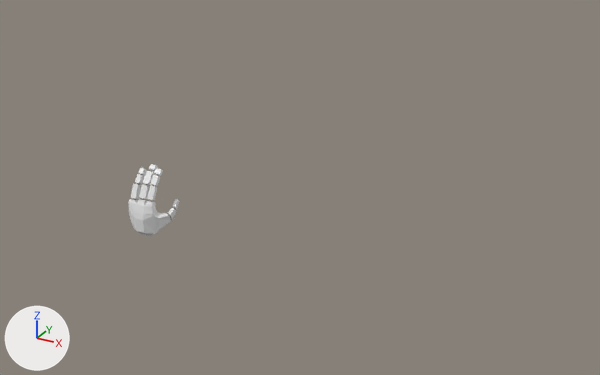
A saved change to the Blender file Models/Hand_Puppet.blend.
Camera for both pictures: a camera (50 mm lens) standing at (2.12, -2.98, 1.77) and looking at (0.3, 0.33, 0.11). The lights are fixed; the arrows at lower left show +X, +Y and +Z.
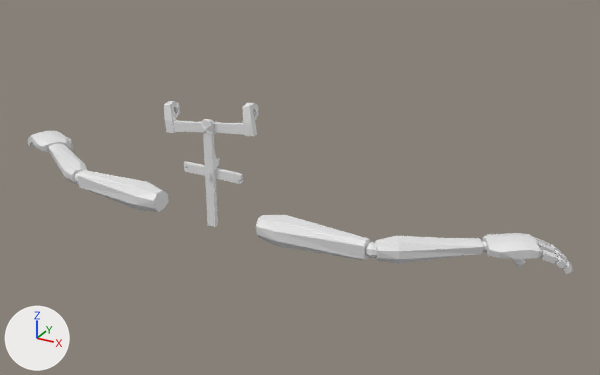
Changed parts and their boxes (x1, y1, x2, y2) in the pictures (600 x 375 px):
'Cylinder', added: after (28, 131, 573, 274)
'Cube', reshaped (83% wider, 74% taller): before (128, 164, 179, 236); after (164, 101, 258, 227)
part 1 of me_cube_001, added: after (164, 101, 258, 227)
part 2 of me_cube_001, deleted: before (128, 164, 179, 236)

The change in detail:
me_cube_001 is used by ob_cube; location (0.0, 0.0, 0.0).
me_cube_001 had 160 vertices, 136 faces and spanned x -0.498..-0.296, y -0.042..0.158, z -0.173..0.175.
me_cube_001 now has 490 vertices, 474 faces and spans x -0.264..0.243, y -0.024..0.09, z -0.022..0.615.
me_cube_001 part 1: 490 vertices added at x -0.264..0.243, y -0.024..0.09, z -0.022..0.615.
me_cube_001 part 2: 160 vertices removed from x -0.498..-0.296, y -0.042..0.158, z -0.173..0.175.
Mesh me_cylinder is new.
It has 632 vertices, 552 faces and spans x -1.63..1.63, y -0.09..0.52, z -0.11..0.12.
Object 'Cylinder' (ob_cylinder) is new; it shows me_cylinder.
Its location is (0.0, 0.0, 0.0).
